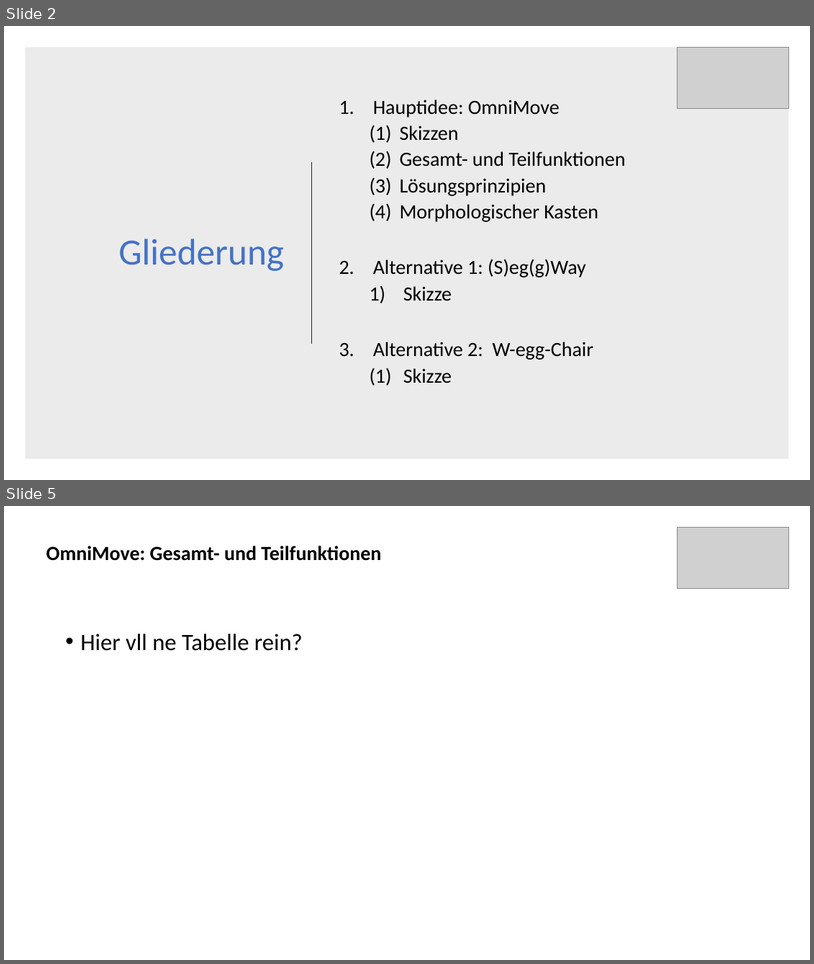
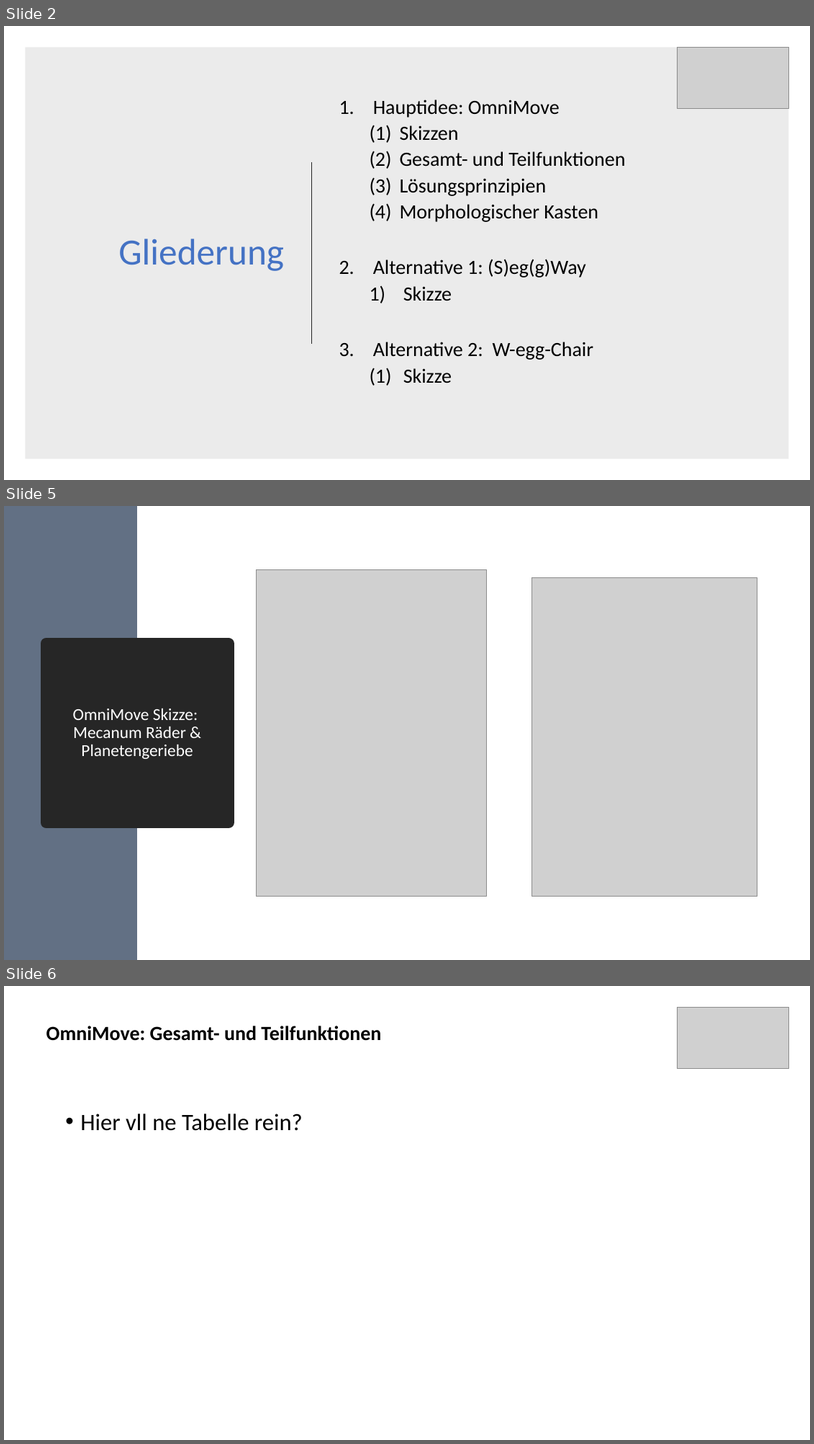
Before and after one commit to Khodii/OmniMoveCar, a slide deck: Praktikum Produktionstechnik M2.pptx. Shown one above the other, each under a label of ours: slides 2 and 5 before the commit, slides 2, 5 and 6 after it; the slides between them are not shown. The pictures are 814x964 and 814x1444 pixels, drawn with LibreOffice and Linux fonts; fonts in the diff are those of the drawing; grey boxes stand for pictures. Boxes give left, top, right and bottom in pixels: in the first picture for what was removed or moved away, otherwise in the second. Text is boxed around its words. In the diff, an @@ line names an element or a change of style, - is before the commit and + after.

Commit message:
Add files via upload
jetzt aber wirklich mit nicks skizzen

```diff
--- a/Praktikum Produktionstechnik M2.pptx
+++ b/Praktikum Produktionstechnik M2.pptx
@@ slide 5 added at box(4, 506, 810, 960), background #FFFFFF @@
@@ rectangle added at box(4, 506, 137, 960), fill #627084 @@
@@ picture added at box(256, 569, 487, 896) @@
@@ picture added at box(532, 577, 758, 896) @@
@@ title added at box(46, 644, 229, 822), fill #262626, outline #262626 13.75 pt, 20 pt, text #FFFFFF @@
+OmniMove Skizze:
+Mecanum Räder & Planetengeriebe
@@ what was slide 5 is now slide 6 @@
```
Also in this commit, not shown: 2 slides changed.
